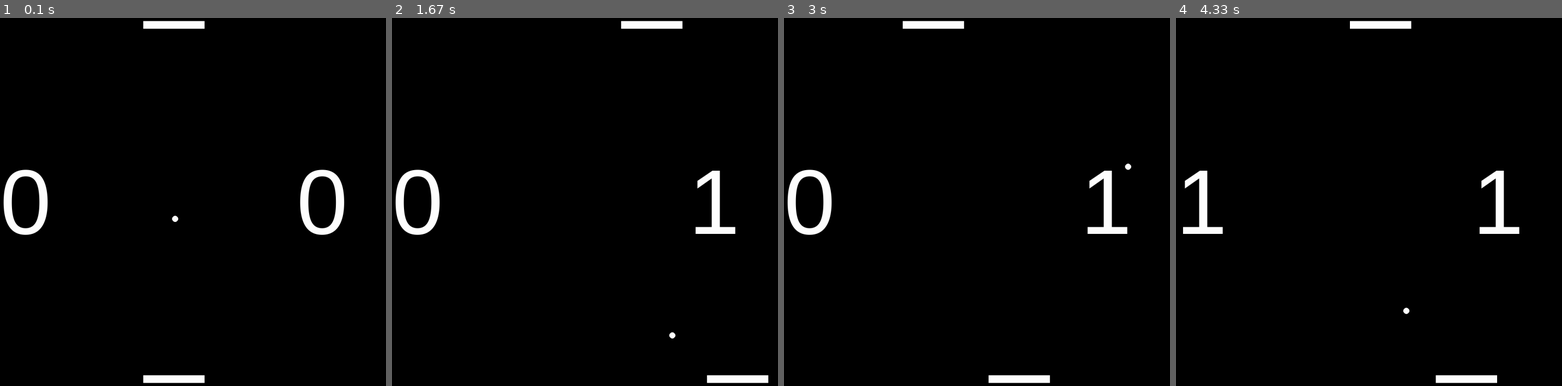
Above: before the commit, frames 1-4 (left to right).
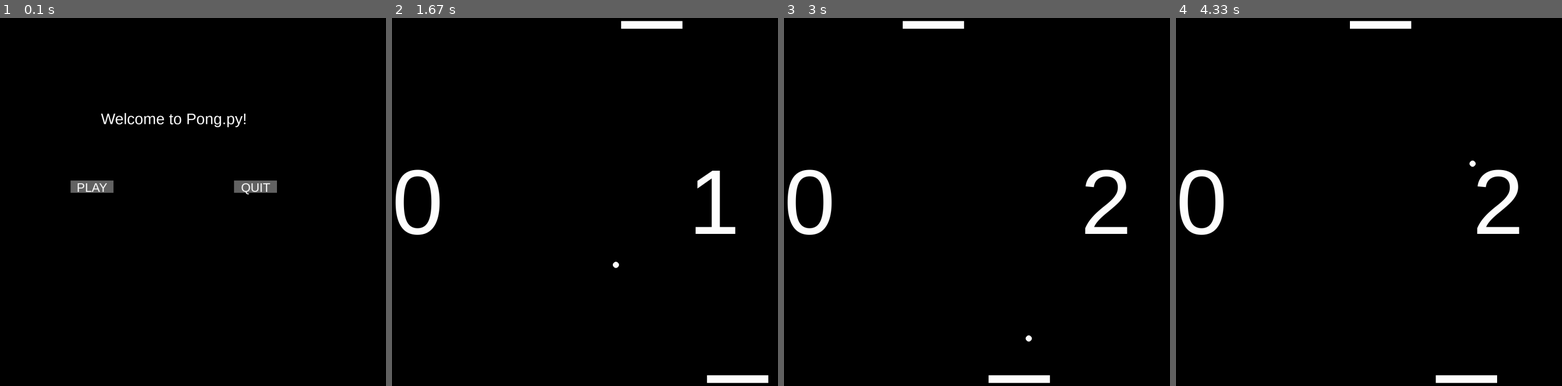
Above: after the commit, the same moments.

Repository: Caidora/pyGame-Pong
Game: pygame game, started from src/main.py
Same seed, same stepped clock (60 frames per second), same inputs: the game is played once before the commit and once after it.
Inputs (mouse positions are in pixels of both pictures, inside the frame that each line leads up to):
- Up to frame 1 (0.1 s): no input
- Up to frame 2 (1.67 s): click (484, 187) at 0.38 s, where only the run after the commit has a clickable "PLAY"; hold Right 0.67-1.13 s; move the mouse to (723, 190) at 0.7 s; hold Right 1.17-1.63 s; hold D 1.17-1.63 s
- Up to frame 3 (3 s): hold Left 1.67-2.2 s; hold A 1.67-2.2 s; hold Left 2.23-2.63 s; hold A 2.23-2.63 s; hold Right from 2.67 s (still down); hold D from 2.67 s (still down)
- Up to frame 4 (4.33 s): release Right at 3.3 s; release D at 3.3 s; hold Left 3.33-3.8 s; hold A 3.33-3.8 s; hold Right 3.83-4.3 s; hold D 3.83-4.3 s

The runs differ from the first frame. In frame 1, 3.7% of the frame differs, in the area x 0-90%, y 0-100%; in frame 2, less than 0.1%; in frame 3, 0.8%; in frame 4, 1.9%.

Commit message:
Added buttons class and created home page with Play and Quit button

Diff:
--- /dev/null
+++ b/src/Button.py
@@ -0,0 +1,41 @@
+import pygame
+class Button:
+
+    def __init__(self, screen, x, y, text = "Button", buttonWidth = 140, buttonHeight = 40):
+        self.width, self.height = screen.get_size()
+        self.x = x
+        self.y = y
+        self.adjustedX = x-(buttonWidth/2)
+        self.adjustedY = y-(buttonWidth/2)
+        self.screen = screen
+        self.buttonWidth = buttonWidth
+        self.buttonHeight = buttonHeight
+        self.text = text
+        self.font = pygame.font.SysFont('arial', 40)
+
+    def draw(self, mouse):
+        white = 255,255,255
+        darker = 100,100,100
+        if self.adjustedX <= mouse[0] <= self.adjustedX+140 and self.adjustedY <= mouse[1] <= self.adjustedY+40:
+            pygame.draw.rect(self.screen,white,[self.adjustedX,self.adjustedY,140,40])
+
+        else:
+            pygame.draw.rect(self.screen,darker,[self.adjustedX,self.adjustedY,140,40])
+        renderedText = self.font.render(self.text, True, white)
+        self.screen.blit(renderedText, ((self.adjustedX+(self.buttonWidth-renderedText.get_width())/2), self.adjustedY))
+
+    def pressed(self, mouse):
+        if self.adjustedX <= mouse[0] <= self.adjustedX+self.buttonWidth and self.adjustedY <= mouse[1] <= self.adjustedY+self.buttonHeight:
+            return(True)
+
+    def getButtonWidth(self):
+        return(self.buttonWidth)
+
+    def getButtonHeight(self):
+        return(self.buttonHeight)
+
+    def getX(self):
+        return(self.adjustedX)
+
+    def getY(self):
+        return(self.adjustedY)
--- a/src/main.py
+++ b/src/main.py
@@ -2,11 +2,13 @@
 import sys, pygame
 import random
 from Ball import Ball
+from Button import Button
 random.seed()
 pygame.init()
 clock = pygame.time.Clock()
 black = 0,0,0
 white = 255,255,255
+darker = 100,100,100
 size = width, height = 1600, 1200
 screen = pygame.display.set_mode(size)
 font = pygame.font.SysFont('arial', 300)
@@ -18,13 +20,46 @@
 player = pygame.Rect(playerX, playerY, paddleWidth, paddleHeight)
 enemy = pygame.Rect(enemyX, enemyY, paddleWidth, paddleHeight)
 
-ingame = True
+ingame = False
 p1Score = 0
 p2Score = 0
 run = 1
 ball = False
+while(not(ingame)):
+    clock.tick(165)
+    font = pygame.font.SysFont('arial', 50)
+    quitButton = Button(screen, 2*(width/3), height/2, "QUIT")
+    playButton = Button(screen, width/3, height/2, "PLAY")
+
+    for ev in pygame.event.get():
+        if ev.type == pygame.QUIT:
+            pygame.quit()
+            exit()
+        if ev.type == pygame.MOUSEBUTTONDOWN:
+            if(quitButton.pressed(pygame.mouse.get_pos())):
+                pygame.quit()
+                exit()
+        if ev.type == pygame.MOUSEBUTTONDOWN:
+            if(playButton.pressed(pygame.mouse.get_pos())):
+                ingame= True
+                continue
+
+
+    screen.fill(black)
+    Text = "Welcome to Pong.py!"
+    renderedText = font.render(Text, True, white)
+    screen.blit(renderedText, (width/2-(renderedText.get_width()/2), height/4))
+
+    quitButton.draw(pygame.mouse.get_pos())
+    playButton.draw(pygame.mouse.get_pos())
+
+    pygame.display.update()
+
+
 while ingame:
     clock.tick(165)
+    font = pygame.font.SysFont('arial', 300)
+
     for event in pygame.event.get():
         if event.type == pygame.QUIT:
             pygame.quit()
